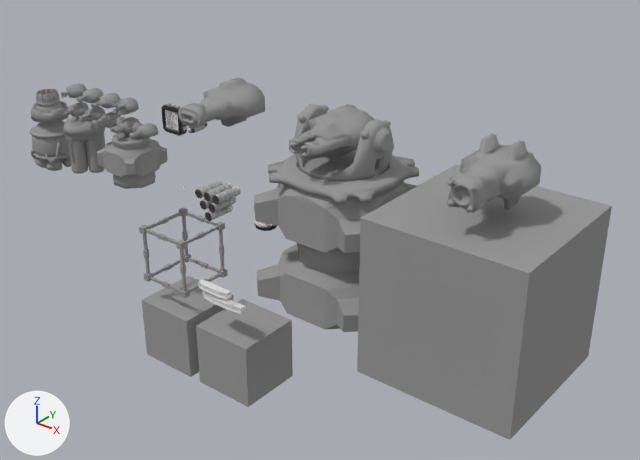
Before and after pictures for a commit that changed the Blender file 3D/modules.blend.
Rendered twice from a 50 mm camera at (9.1, -8.08, 5.07) aimed at (2.19, 0.56, -0.28). Lighting does not change. The marker at lower left points along +X, +Y and +Z.
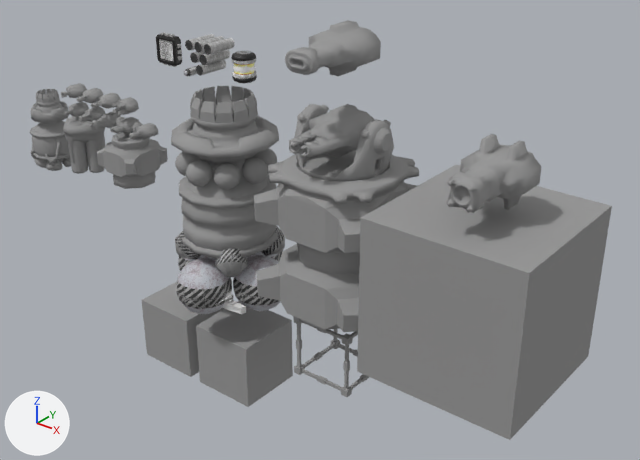
Commit message: large thruster in the making

Boxes [x1, y1, x2, y2] around the edits, measured in the pictures (640 x 460 px):
```json
{"object": "thrusterSmall.004", "change": "added", "after": [175, 148, 278, 258]}
{"object": "plasmaCannon", "change": "moved", "before": [178, 78, 265, 128], "after": [285, 20, 381, 76]}
{"object": "thrusterSmall.005", "change": "added", "after": [171, 86, 279, 158]}
{"object": "Sphere", "change": "added", "after": [175, 226, 285, 314]}
{"object": "Cube", "change": "moved", "before": [139, 208, 228, 298], "after": [293, 316, 369, 397]}
{"object": "Cylinder.002", "change": "moved", "before": [195, 180, 241, 221], "after": [185, 34, 235, 76]}
{"object": "Cube.012", "change": "moved", "before": [161, 103, 187, 136], "after": [156, 32, 182, 67]}
{"object": "Cylinder.001", "change": "moved", "before": [254, 210, 277, 231], "after": [231, 51, 257, 83]}
{"object": "Cylinder", "change": "moved", "before": [188, 123, 207, 133], "after": [184, 66, 197, 76]}
```

Scene script edits in JSON lines:
```json
{"op": "add", "block": "me_cylinder_018", "code": ["me_cylinder_018 = bpy.data.meshes.new('Cylinder.018')", "me_cylinder_018.from_pydata(...)  # 941 vertices, 972 faces; spans x -0.354..0.354, y -0.354..0.354, z -0.464..0.413", "me_cylinder_018.polygons.foreach_set('use_smooth', [True] * 972)", "me_cylinder_018.materials.append(mat_structurestex_jpg)  # its picture is missing"]}
{"op": "add", "block": "me_cylinder_022", "code": ["me_cylinder_022 = bpy.data.meshes.new('Cylinder.022')", "me_cylinder_022.from_pydata(...)  # 373 vertices, 312 faces; spans x -0.376..0.376, y -0.376..0.376, z -0.165..0.203", "me_cylinder_022.materials.append(mat_structurestex_jpg)  # its picture is missing"]}
{"op": "add", "block": "me_sphere", "code": ["me_sphere = bpy.data.meshes.new('Sphere')", "me_sphere.from_pydata(...)  # 544 vertices, 624 faces; spans x -0.96..0.96, y -0.96..0.96, z -0.4..0.7", "me_sphere.polygons.foreach_set('use_smooth', [True] * 624)", "me_sphere.materials.append(mat_tex_jpg)  # picture img_tex_jpg"]}
{"op": "set", "path": "ob_cylinder_002.location", "old": "(0.8, 0.0, 0.0)", "new": "(0.8, 0.0, 2.1)"}
{"op": "set", "path": "ob_cube_012.location", "old": "(0.0, 0.0, 1.0)", "new": "(0.0, 0.0, 2.0)"}
{"op": "set", "path": "ob_cylinder_001.location", "old": "(1.7, 0.0, 0.0)", "new": "(1.4, 0.0, 2.0)"}
{"op": "set", "path": "ob_cylinder.location", "old": "(0.5, 0.0, 1.0)", "new": "(0.5, 0.0, 1.8)"}
{"op": "set", "path": "ob_cube.location", "old": "(0.0, 0.0, -1.1)", "new": "(3.0, 0.0, -1.5)"}
{"op": "set", "path": "ob_plasmacannon.location", "old": "(1.2, 0.0, 1.5)", "new": "(3.0, 0.0, 2.5)"}
{"op": "add", "block": "ob_thrustersmall_004", "code": ["ob_thrustersmall_004 = bpy.data.objects.new('thrusterSmall.004', me_cylinder_018)", "ob_thrustersmall_004.location = (1.0, 0.0, 0.03)", "ob_thrustersmall_004.scale = (1.96, 1.96, 1.96)"]}
{"op": "add", "block": "ob_thrustersmall_005", "code": ["ob_thrustersmall_005 = bpy.data.objects.new('thrusterSmall.005', me_cylinder_022)", "ob_thrustersmall_005.location = (1.0, 0.0, 1.16)", "ob_thrustersmall_005.scale = (1.96, 1.96, 1.96)"]}
{"op": "add", "block": "ob_sphere", "code": ["ob_sphere = bpy.data.objects.new('Sphere', me_sphere)", "ob_sphere.location = (1.0, 0.0, -1.1)"]}
```
